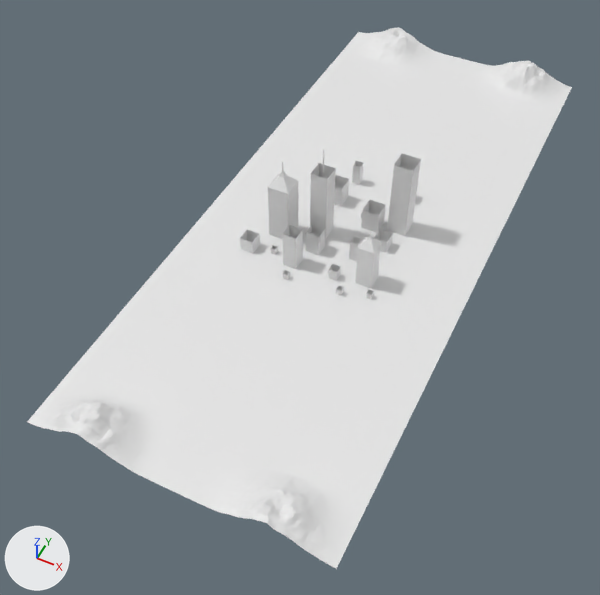
A saved change to the COLLADA model assets/bgcity.dae.
Both versions are drawn from a 50 mm lens placed at (82.0, -85.0, 206.0), pointed at (-3.0, 86.0, -8.0). Lighting does not change. The marker at lower left points along +X, +Y and +Z. Materials are left out; every surface is plain grey. Vertices at the same position are counted once.

In view in the first picture: 'Landscape_1', 'Landscape_2', 'Plane', 'city'.
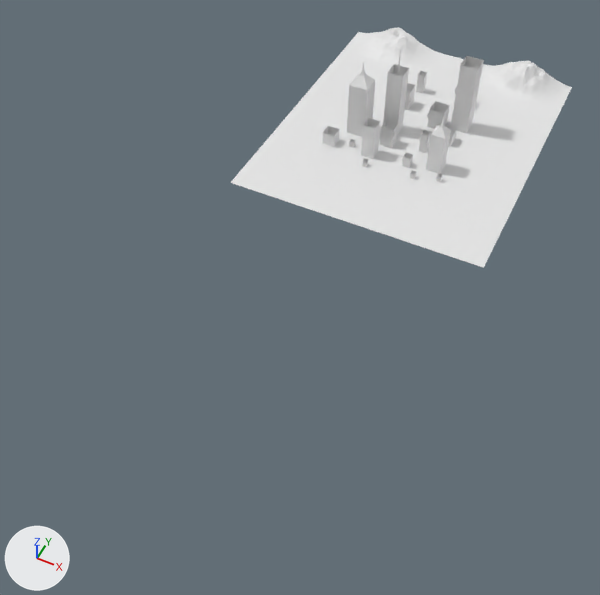
The newer file is also turned or shifted as a whole; pictures and numbers use the older file's frame.

Pixel boxes [x1, y1, x2, y2] of what changed, in the pictures (600 x 595 px):
'Plane', reshaped (33% narrower, 52% shorter)
    before: [69, 53, 560, 505]
    after: [230, 53, 560, 268]
'Landscape_2', deleted
    before: [27, 373, 367, 569]
'city', mesh moved
    before: [240, 150, 421, 300]
    after: [322, 50, 484, 182]
part 1 of me_plane, deleted
    before: [69, 183, 483, 505]

What the commit changed:
me_plane has 6 vertices, 4 faces and spans x -50.0..50.0, y -100.0..100.0, z 0.0.
me_plane is used by ob_plane; location (0.0, 120.0, 0.0).
Verts and faces of me_plane; kept vertices keep their numbers, new ones are numbered from 6.
Before the commit, vertices of me_plane: 0 (-50.0, 0.0, 0.0) at pixel (230, 182), 1 (50.0, 0.0, 0.0) at pixel (483, 267), 4 (-50.0, -100.0, 0.0) at pixel (68, 372), 5 (50.0, -100.0, 0.0) at pixel (367, 505).
Part 1, on me_plane:
Vertices deleted: 4, 5 (with the faces that use them).
me_houses has 364 vertices, 298 faces and spans x -29.1..21.2, y 84.6..148.3, z 0.0..36.4.
me_houses is used by ob_city; location (0.0, 0.0, 0.0).
me_houses part 2: the whole mesh is moved by (0.0, 66.5, 0.0).
Object 'Landscape_2' (ob_landscape_2) is deleted.
